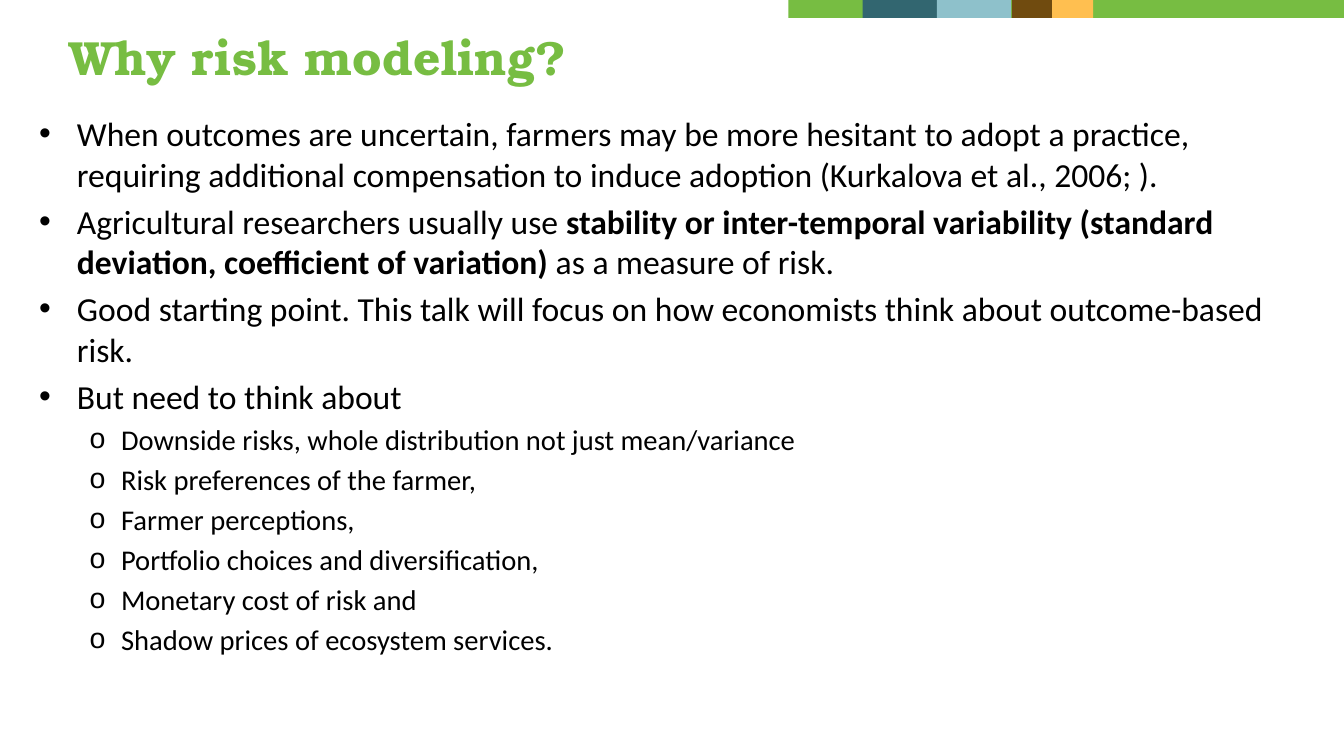
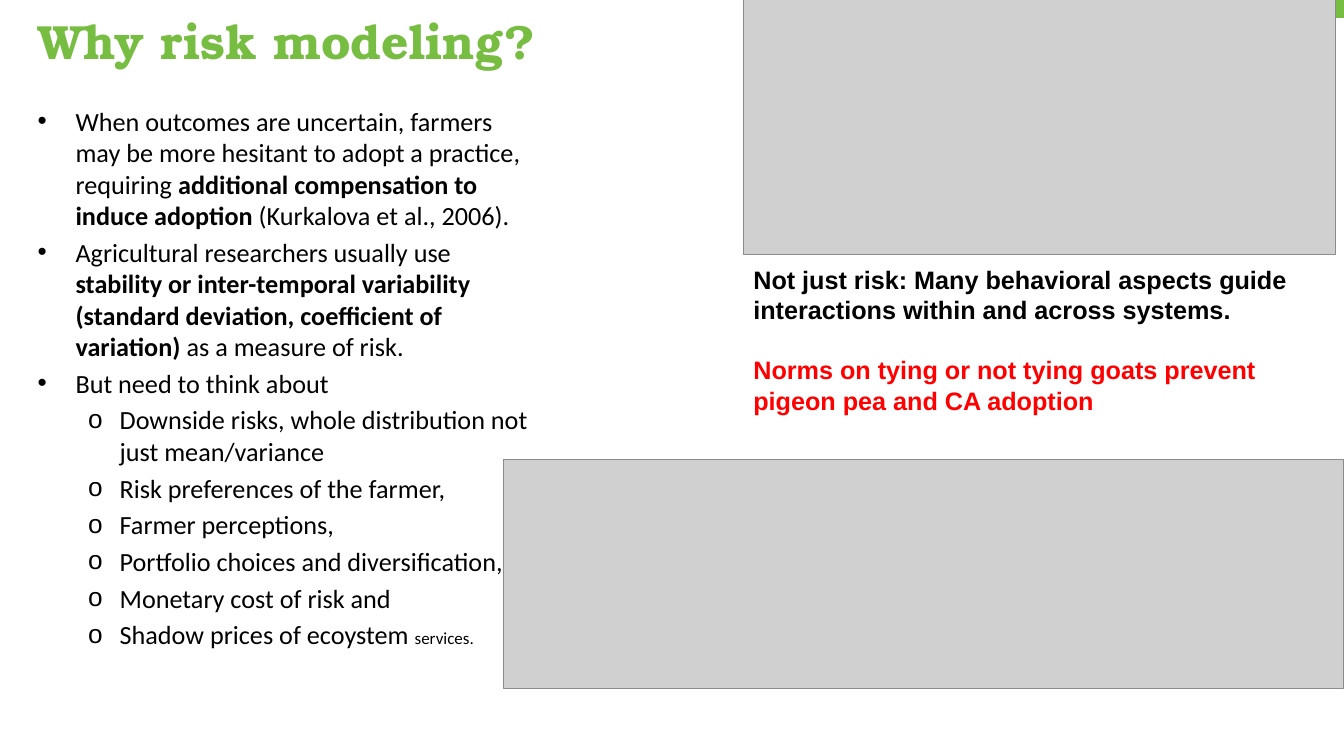
Before and after one commit to MaxwellMkondiwa/Training_Materials, a slide deck: slide 12 of 2026/Jaipur/Risk_and_bioeconomic_Modeling_FS_Max.pptx. Drawn at 1344x756 pixels with LibreOffice and Linux fonts; fonts in the diff are those of the drawing; grey boxes stand for pictures; background and template pictures are left out. Boxes give left, top, right and bottom in pixels: in the first picture for what was removed or moved away, otherwise in the second. Text is boxed around its words. In the diff, an @@ line names an element or a change of style, - is before the commit and + after.

```diff
--- a/2026/Jaipur/Risk_and_bioeconomic_Modeling_FS_Max.pptx
+++ b/2026/Jaipur/Risk_and_bioeconomic_Modeling_FS_Max.pptx
@@ title "Why risk modeling?": place and size @@
-title "Why risk modeling?" at [70,38,567,87]
+title "Why risk modeling?" at [38,22,535,71]
@@ picture added at [744,0,1337,254] @@
@@ text "When outcomes are uncertain, farmers ...": place and size @@
-text "When outcomes are uncertain, farmers ..." at [77,122,1263,655]
+text "When outcomes are uncertain, farmers ..." at [76,112,527,649]
@@ text at [76,112,520,229]: text changed; size 24.1 to 18.7 pt @@
-• When outcomes are uncertain, farmers may be more hesitant to adopt a practice, requiring additional compensation to induce adoption (Kurkalova et al., 2006; ).
+• When outcomes are uncertain, farmers may be more hesitant to adopt a practice, requiring additional compensation to induce adoption (Kurkalova et al., 2006).
@@ text at [76,243,527,613]: size 24.1 to 18.7 pt in "Agricultural researchers usually use stability or inter-temp ...", "But need to think about"; size 20.4 to 18.7 pt in "Downside risks, whole distribution not just mean/variance", "Risk preferences of the farmer,", "Farmer perceptions,", "Portfolio choices and diversification," and 1 more places; less space between paragraphs @@
@@ text at [77,297,1263,363]: paragraph removed @@
-• Good starting point. This talk will focus on how economists think about outcome-based risk.
@@ text added at [753,270,1286,415], 18 pt, text #000000, bold @@
+Not just risk: Many behavioral aspects guide interactions within and across systems.
+Norms on tying or not tying goats prevent pigeon pea and CA adoption
@@ picture added at [503,460,1344,689] @@
@@ text at [120,625,474,649]: text changed; size 20.4 to 18.7 pt @@
-  o Shadow prices of ecosystem services.
+  o Shadow prices of ecoystem services.
```
Also in this commit, not shown: 1 other slide changed.
